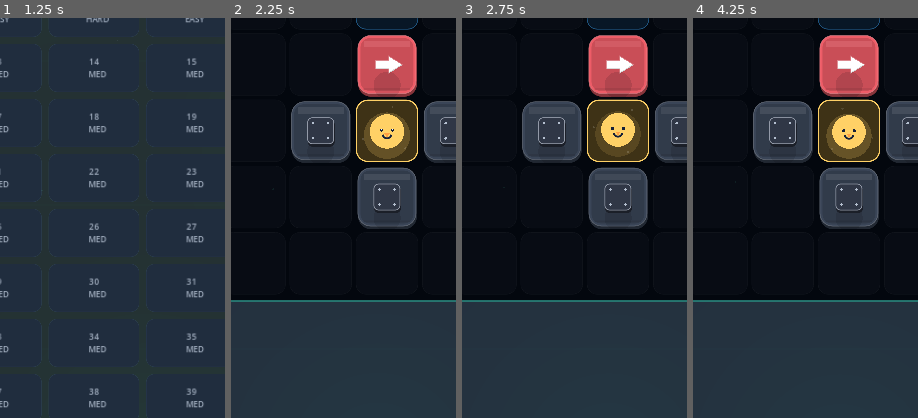
Above: before the commit, frames 1-4 (left to right).
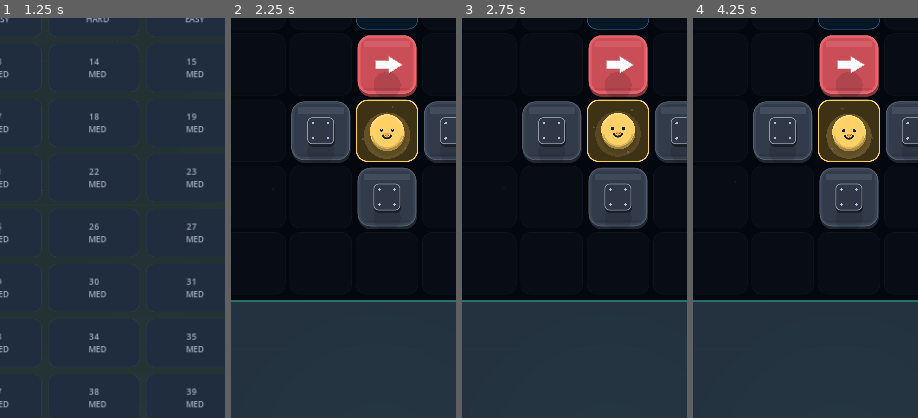
Above: after the commit, the same moments.

Repository: eghosa001/unjam
Game: Godot game, scene res://scenes/Main.tscn
Same seed, same stepped clock (60 frames per second), same inputs: the game is played once before the commit and once after it.
Inputs:
- Up to frame 1 (1.25 s): click "PLAY NOW • LEVEL 1" at 0.5 s
- Up to frame 2 (2.25 s): click "1 EASY" at 1.25 s; click "GOT IT — PLAY" at 2 s
- Up to frame 3 (2.75 s): no input
- Up to frame 4 (4.25 s): click "?" at 2.75 s; click "GOT IT — PLAY" at 3.5 s
The pictures show only the part of the screen within x 15-65%, y 37-87%; the shares and areas given below are measured in that part.

Frame 1 is identical in both runs. In frame 2, 0.3% of the frame differs, in the area x 62-78%, y 24-34%; in frame 3, 0.2%; in frame 4, 0.2%.

Commit message:
feat: give rescue character premium depth and accessible motion

Diff:
--- a/scripts/ui/rescue_token.gd
+++ b/scripts/ui/rescue_token.gd
@@ -1,5 +1,7 @@
 extends Control
 class_name RescueToken
+
+const MATERIALS_SCRIPT = preload("res://scripts/ui/procedural_materials.gd")
 
 var rescue_id := "chick"
 var accent := Color("ffd166")
@@ -7,6 +9,7 @@
 var blink_timer := 1.6
 var blinking := false
 var mood_boost := 0.0
+var _materials = MATERIALS_SCRIPT.new()
 
 func configure(id: String, color: Color = Color("ffd166")) -> void:
 	rescue_id = id
@@ -20,17 +23,23 @@
 
 func celebrate() -> void:
 	mood_boost = 1.0
+	if MotionSystem.reduced():
+		scale = Vector2.ONE
+		rotation = 0.0
+		queue_redraw()
+		return
 	var tween := create_tween().set_trans(Tween.TRANS_BACK).set_ease(Tween.EASE_OUT)
-	tween.tween_property(self, "scale", Vector2(1.22, 0.88), 0.10)
-	tween.tween_property(self, "scale", Vector2(0.92, 1.16), 0.10)
-	tween.tween_property(self, "scale", Vector2.ONE, 0.18)
+	tween.tween_property(self, "scale", Vector2(1.22, 0.88), MotionSystem.duration(&"press"))
+	tween.tween_property(self, "scale", Vector2(0.92, 1.16), MotionSystem.duration(&"press"))
+	tween.tween_property(self, "scale", Vector2.ONE, MotionSystem.duration(&"settle"))
 	var rotate := create_tween().set_trans(Tween.TRANS_SINE)
-	rotate.tween_property(self, "rotation", deg_to_rad(-8.0), 0.10)
-	rotate.tween_property(self, "rotation", deg_to_rad(8.0), 0.12)
-	rotate.tween_property(self, "rotation", 0.0, 0.12)
+	rotate.tween_property(self, "rotation", deg_to_rad(-8.0), MotionSystem.duration(&"press"))
+	rotate.tween_property(self, "rotation", deg_to_rad(8.0), MotionSystem.duration(&"press"))
+	rotate.tween_property(self, "rotation", 0.0, MotionSystem.duration(&"settle"))
 
 func _process(delta: float) -> void:
-	t += delta
+	if not MotionSystem.reduced():
+		t += delta
 	mood_boost = maxf(0.0, mood_boost - delta * 0.65)
 	blink_timer -= delta
 	if blink_timer <= 0.0:
@@ -40,19 +49,27 @@
 	queue_redraw()
 
 func _draw() -> void:
-	var bob := sin(t * 2.8) * 3.0
-	var breathe := 1.0 + sin(t * 2.1) * 0.025
+	var reduced := MotionSystem.reduced()
+	var bob := 0.0 if reduced else sin(t * 2.8) * 3.0
+	var breathe := 1.0 if reduced else 1.0 + sin(t * 2.1) * 0.025
 	var center: Vector2 = size * 0.5 + Vector2(0, bob)
 	var r: float = minf(size.x, size.y) * 0.28 * breathe
-	var aura := 0.18 + 0.05 * sin(t * 3.0) + mood_boost * 0.18
+	var aura := 0.18 + mood_boost * 0.18 if reduced else 0.18 + 0.05 * sin(t * 3.0) + mood_boost * 0.18
+	var depth_offset := _materials.extrusion_offset(0.78, reduced)
+	var depth_color: Color = _materials.depth_tone(accent)
+	draw_circle(center + depth_offset + Vector2(0, r * 0.16), r * 1.10, _materials.contact_shadow(0.18))
+	draw_circle(center + depth_offset, r, depth_color)
 	draw_circle(center + Vector2(0, 10), r * 1.35, Color(accent, aura))
 	draw_circle(center, r, accent)
+	draw_arc(center - Vector2(0, r * 0.05), r * 0.90, PI + 0.22, TAU - 0.22, 28, Color(_materials.bevel_light(accent), 0.72), 3.0, true)
+	draw_arc(center + Vector2(0, r * 0.08), r * 0.88, 0.20, PI - 0.20, 28, Color(_materials.bevel_dark(accent), 0.62), 3.0, true)
 	var eye_h := r * (0.025 if blinking else 0.09)
 	for side in [-1.0, 1.0]:
 		var eye_center := center + Vector2(side * r * 0.32, -r * 0.08)
 		if blinking:
 			draw_line(eye_center - Vector2(r * 0.08, 0), eye_center + Vector2(r * 0.08, 0), Color("152039"), 3.0, true)
 		else:
+			draw_circle(eye_center + Vector2(0, r * 0.025), eye_h * 1.08, Color(0, 0, 0, 0.20))
 			draw_circle(eye_center, eye_h, Color("152039"))
 			draw_circle(eye_center + Vector2(-side * r * 0.025, -r * 0.04), r * 0.026, Color.WHITE)
 	match rescue_id:
@@ -66,9 +83,9 @@
 		_: _draw_chick(center, r)
 	_draw_smile(center, r)
 	# Small anticipation marks make the rescue target feel alive rather than static.
-	var sparkle_alpha := 0.25 + 0.18 * sin(t * 4.0)
+	var sparkle_alpha := 0.25 if reduced else 0.25 + 0.18 * sin(t * 4.0)
 	for i in range(3):
-		var a := t * 0.8 + float(i) * TAU / 3.0
+		var a := float(i) * TAU / 3.0 if reduced else t * 0.8 + float(i) * TAU / 3.0
 		var p := center + Vector2(cos(a), sin(a)) * r * 1.45
 		draw_circle(p, 2.5 + mood_boost * 2.0, Color(1, 1, 1, sparkle_alpha + mood_boost * 0.35))
 
@@ -77,22 +94,26 @@
 	draw_arc(center + Vector2(0, r * 0.14), smile_width, 0.25, PI - 0.25, 16, Color("152039"), 3.2, true)
 
 func _draw_ears(center: Vector2, r: float, color: Color) -> void:
+	var depth := _materials.depth_tone(color)
+	var offset := _materials.extrusion_offset(0.50, MotionSystem.reduced()) * 0.40
+	draw_circle(center + Vector2(-r * 0.82, -r * 0.42) + offset, r * 0.35, depth)
+	draw_circle(center + Vector2(r * 0.82, -r * 0.42) + offset, r * 0.35, depth)
 	draw_circle(center + Vector2(-r * 0.82, -r * 0.42), r * 0.35, color)
 	draw_circle(center + Vector2(r * 0.82, -r * 0.42), r * 0.35, color)
 
 func _draw_cat_ears(center: Vector2, r: float) -> void:
 	for side in [-1.0, 1.0]:
 		var p := PackedVector2Array([center + Vector2(side * r * 0.76, -r * 0.62), center + Vector2(side * r * 0.34, -r * 1.12), center + Vector2(side * r * 0.08, -r * 0.56)])
-		draw_colored_polygon(p, accent.darkened(0.08))
+		draw_colored_polygon(p, _materials.bevel_dark(accent, 0.55))
 
 func _draw_robot(center: Vector2, r: float) -> void:
 	draw_line(center + Vector2(0, -r), center + Vector2(0, -r * 1.3), Color.WHITE, 4.0, true)
 	draw_circle(center + Vector2(0, -r * 1.36), r * 0.09, Color("ff6b7a"))
-	draw_rect(Rect2(center - Vector2(r * 0.6, r * 0.42), Vector2(r * 1.2, r * 0.84)), Color(accent, 0.18), false, 3.0)
+	draw_rect(Rect2(center - Vector2(r * 0.6, r * 0.42), Vector2(r * 1.2, r * 0.84)), Color(_materials.bevel_light(accent), 0.24), false, 3.0)
 
 func _draw_slime(center: Vector2, r: float) -> void:
-	draw_circle(center + Vector2(-r * 0.6, r * 0.52), r * 0.28, accent)
-	draw_circle(center + Vector2(r * 0.6, r * 0.52), r * 0.28, accent)
+	draw_circle(center + Vector2(-r * 0.6, r * 0.52), r * 0.28, _materials.bevel_dark(accent, 0.40))
+	draw_circle(center + Vector2(r * 0.6, r * 0.52), r * 0.28, _materials.bevel_dark(accent, 0.40))
 
 func _draw_panda(center: Vector2, r: float) -> void:
 	draw_circle(center + Vector2(-r * 0.72, -r * 0.58), r * 0.28, Color("172033"))
@@ -110,4 +131,9 @@
 
 func _draw_chick(center: Vector2, r: float) -> void:
 	var beak := PackedVector2Array([center + Vector2(-r * 0.16, r * 0.10), center + Vector2(r * 0.16, r * 0.10), center + Vector2(0, r * 0.34)])
+	var beak_depth := PackedVector2Array()
+	var offset := _materials.extrusion_offset(0.42, MotionSystem.reduced()) * 0.35
+	for point in beak:
+		beak_depth.append(point + offset)
+	draw_colored_polygon(beak_depth, _materials.depth_tone(Color("ff9f43")))
 	draw_colored_polygon(beak, Color("ff9f43"))
